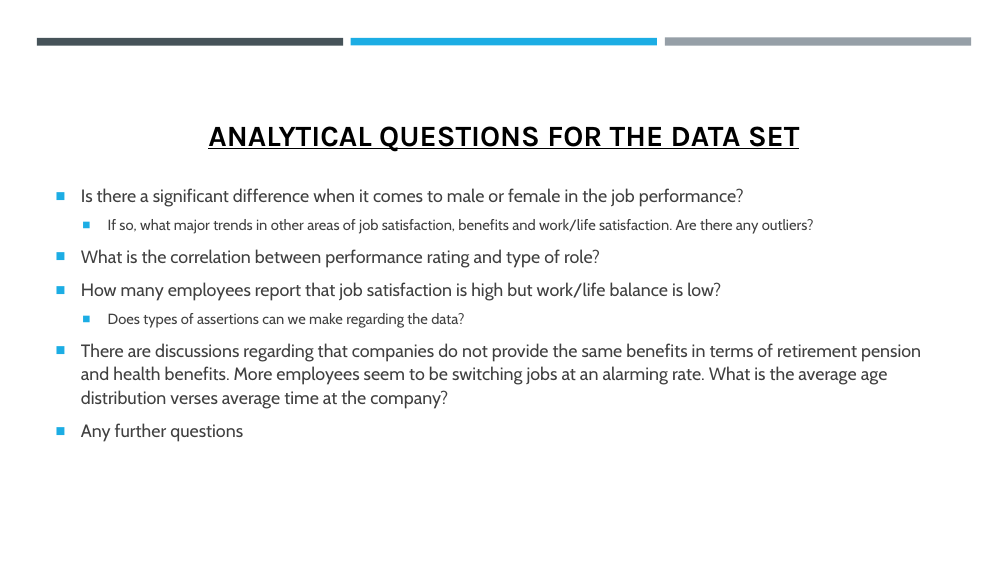
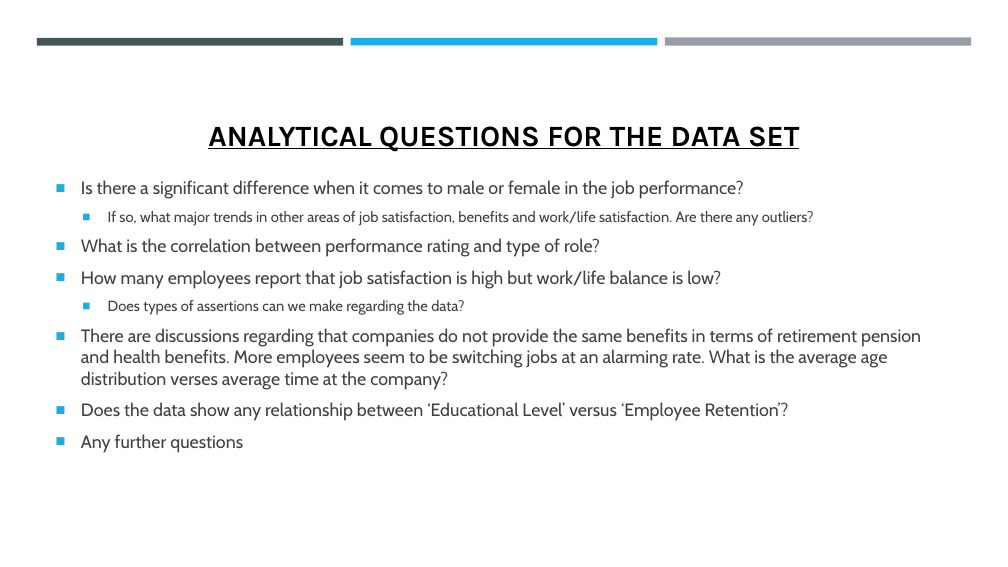
Before and after one commit to sarai-data-is-life/Project-1-Group-6, a slide deck: slide 2 of Project 1 - Group 6 - Data Set Analysis - 03.21.2020.pptx. Drawn at 1008x567 pixels with LibreOffice and Linux fonts; fonts in the diff are those of the drawing. Boxes give left, top, right and bottom in pixels: in the first picture for what was removed or moved away, otherwise in the second. Text is boxed around its words. In the diff, an @@ line names an element or a change of style, - is before the commit and + after.

Commit message:
Edited ppt file

```diff
--- a/Project 1 - Group 6 - Data Set Analysis - 03.21.2020.pptx
+++ b/Project 1 - Group 6 - Data Set Analysis - 03.21.2020.pptx
@@ text at box(81, 180, 921, 453): line spacing 1.1 to 1 @@
@@ text at box(81, 402, 789, 421): paragraph added @@
+■ Does the data show any relationship between ‘Educational Level’ versus ‘Employee Retention’?
```
Also in this commit, not shown: 2 other files.
